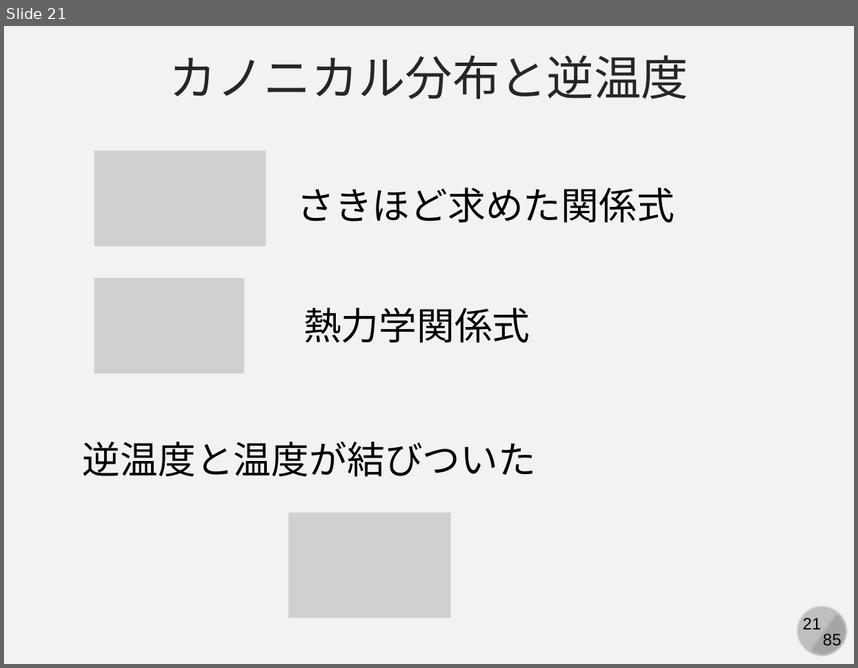
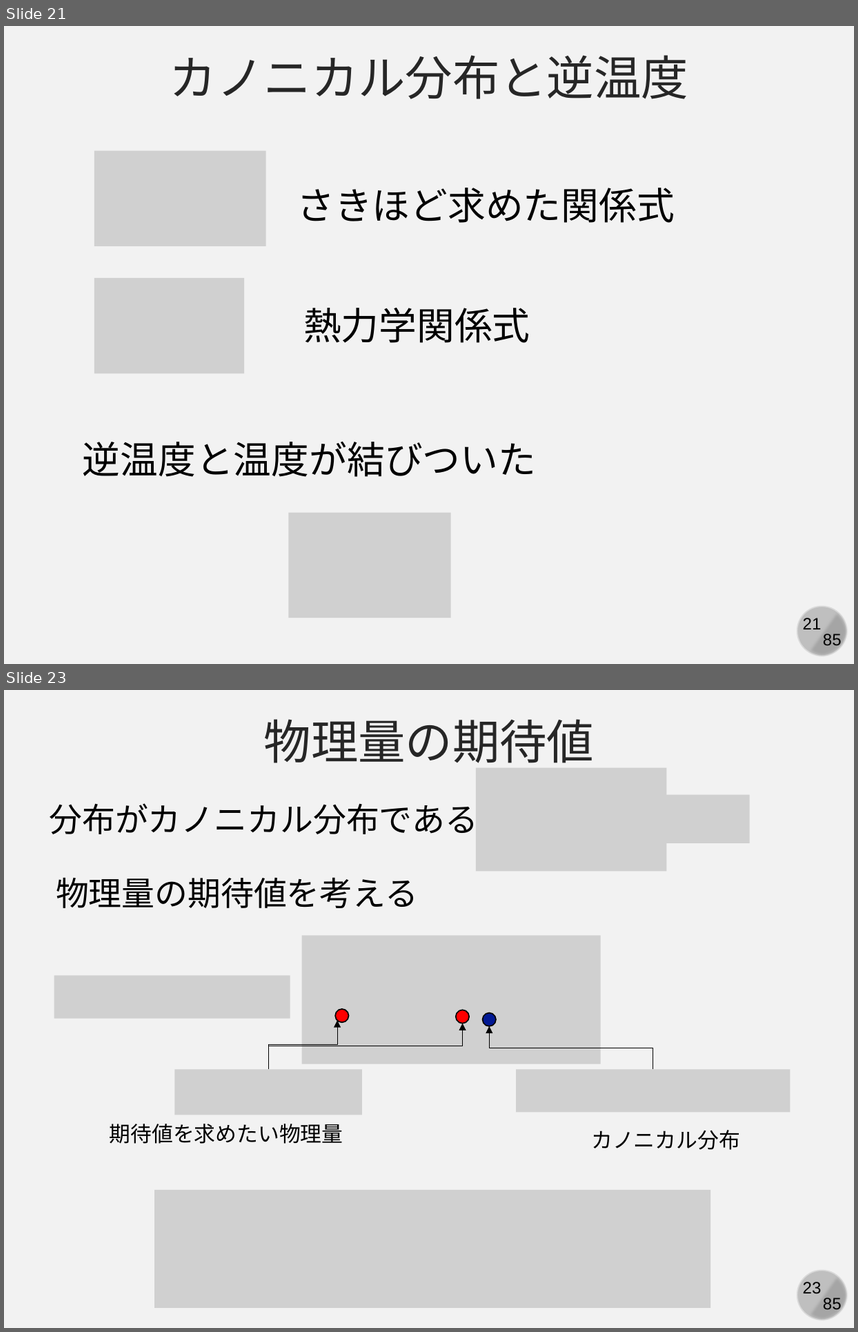
Before and after one commit to kaityo256/simulation_engineering, a slide deck: 06_md_observable/simulation06.pptx. Shown one above the other, each under a label of ours: slide 21 before the commit, slides 21 and 23 after it; the slides between them are not shown. The pictures are 858x668 and 858x1332 pixels, drawn with LibreOffice and Linux fonts; fonts in the diff are those of the drawing; grey boxes stand for pictures. Boxes give left, top, right and bottom in pixels: in the first picture for what was removed or moved away, otherwise in the second. Text is boxed around its words. In the diff, an @@ line names an element or a change of style, - is before the commit and + after.

```diff
--- a/06_md_observable/simulation06.pptx
+++ b/06_md_observable/simulation06.pptx
@@ slide 23 added at bbox=[4, 690, 854, 1328], background #F2F2F2; not listed: 4 template elements that a slide beside it also shows @@
@@ text added at bbox=[264, 719, 595, 763], 40 pt, text #262626 @@
+物理量の期待値
@@ picture added at bbox=[476, 768, 666, 872] @@
@@ text added at bbox=[49, 803, 510, 834], 28 pt, text #000000 @@
+分布がカノニカル分布である時
@@ picture added at bbox=[623, 795, 749, 843] @@
@@ text added at bbox=[56, 877, 418, 908], 28 pt, text #000000 @@
+物理量の期待値を考える
@@ picture added at bbox=[301, 935, 600, 1063] @@
@@ picture added at bbox=[54, 976, 290, 1018] @@
@@ elbow arrow added from (268, 1069) to (337, 1020), #000000 0.5 pt @@
@@ ellipse added at bbox=[335, 1009, 349, 1023], fill #FF0000, outline #000000 1 pt @@
@@ ellipse added at bbox=[455, 1009, 469, 1023], fill #FF0000, outline #000000 1 pt @@
@@ ellipse added at bbox=[483, 1013, 496, 1027], fill #011893, outline #000000 1 pt @@
@@ elbow arrow added from (268, 1069) to (462, 1023), #000000 0.5 pt @@
@@ elbow arrow added from (653, 1069) to (489, 1026), #000000 0.5 pt @@
@@ picture added at bbox=[175, 1069, 362, 1115] @@
@@ picture added at bbox=[516, 1069, 791, 1112] @@
@@ text added at bbox=[110, 1123, 343, 1143], 18 pt, text #000000 @@
+期待値を求めたい物理量
@@ text added at bbox=[591, 1130, 740, 1150], 18 pt, text #000000 @@
+カノニカル分布
@@ picture added at bbox=[154, 1190, 711, 1308] @@
```
Also in this commit, not shown: 1 slide changed, 4 other slides added.
